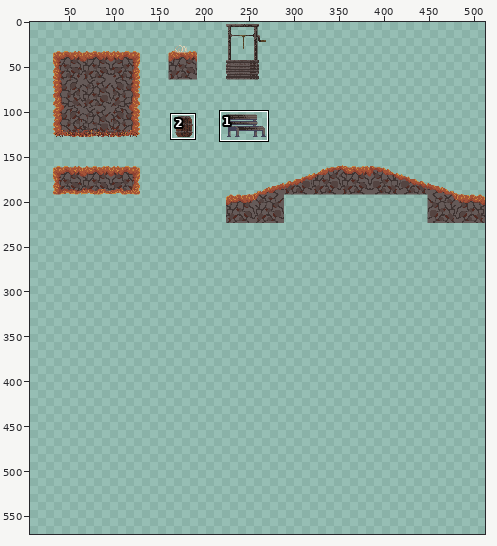
Two versions of one sprite sheet, assets/TileMapStartingCave.png. Above: a wide view before the commit, with the close-up outlined.
Close-up. Old version:
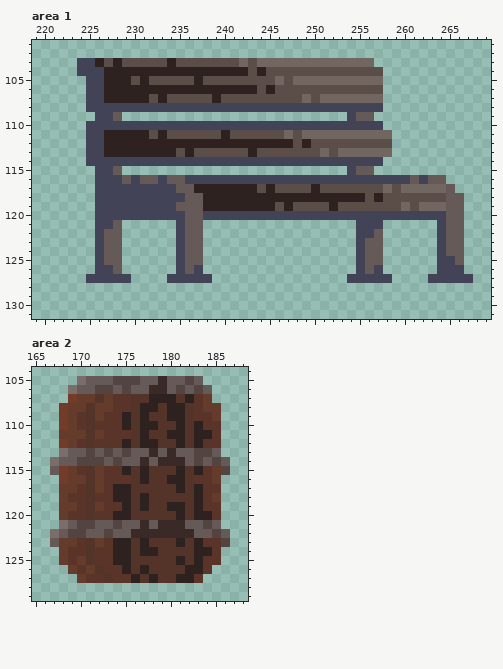
The file is 512x512 pixels. Colours within 5 levels of each other are drawn and written as one. Shown: area 1: x 219..269, y 101..131; area 2: x 165..188, y 104..129. The old version is drawn lined up with the new one, on the new canvas. The wide view leaves out empty margins. The commit also changed other parts of the picture, which this record leaves out.
Now the later version:
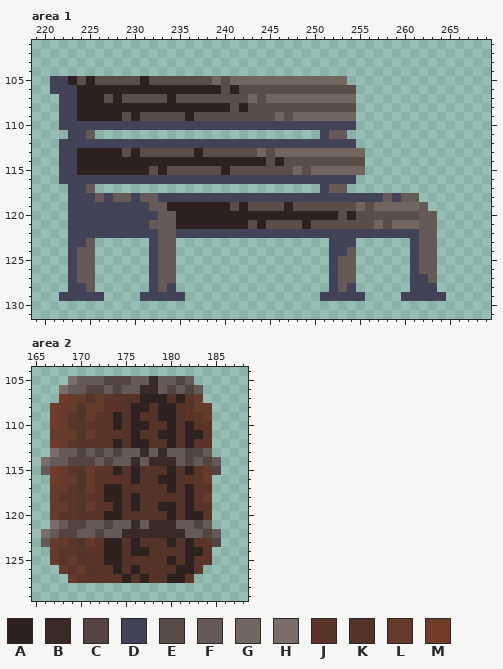
Palette (. is transparent): A #2d221f  B #392a27  C #544441  D #434358  E #5b4d48  F #655a58  G #726660  H #7b6d6a  J #5a3428  K #543328  L #653b2c  M #723c29
Difference:
canvas 512x512 -> 512x645
Changed rows in their new state; - is an unchanged pixel.
Area 1:
first column x 221:
103 ---.................................-----------
104 ---..................................----------
105 DDAEAEEEE-------E-G-GGGGG-G------....----------
106 DDDAAA-------------E-EE-E---------...----------
107 -DDAAAE-EEE-EA----E---G-GGGG-G----...----------
108 -DDAAAAAAAAAAAAAAAAAEAEEEEEEEEEEEE...----------
109 -DDAAAAAEAEEEEEAEEEEEEEEEGEGGGGGGG..-----------
110 -DDD------------------------------...----------
111 --DDF.........................DFF.....---------
112 -DDD--DDDDDDDDDDDDDDDDDDDDDDDDDDDD....---------
113 -DDAAA--E-EEEE-EA-----EG-GGGGG-G---...---------
114 -DDAAAAAAAAAAAAAAAAAAAAAEAEEEEEEEEE..----------
115 -DDAAAAAAAAEAEEEEEEAEEEEEEEGEGGGGGG.-----------
116 -DDDD---D-DD-DD-------------------..........---
117 --DDF.........................DFF............--
118 --DDDF-FF-FF---DDDDDDDDDDDDDDDDDDDDDDFDFF.....-
119 --DDD------FFAAAA---E-EEE------E--G-GGG-GF....-
120 --DDD-------FFAAAAAAAAAAAAAAAAAAEAEEEEEEEFF...-
121 --DDD--DDDDFFFAAAAAAAAEAEEEEAEEEEEEEGEGGGFF...-
122 --DDD-DDDDDDFF-DDDDDDDDDDDDDDDDDDD--DDDDDFF...-
123 --DDF...---DFF...--------------DDD...---DFF...-
124 --DFF...---DFF...--------------DDF...---DFF...-
125 --DFF...---DFF...--------------DFF...---DFF...-
126 --DFF...---DFF...--------------DFF...---DFF...-
127 --DFF....--DFF....-------------DFF....--DDF....
128 --DDF------DFD-----------------DFD------DDD----
129 -DDDDD----DDDDD---------------DDDDD----DDDDD---
Area 2:
first column x 166:
105 ---HF--C--F-BF-CF.---
106 --HF-C-FCF-B-FCFCF.--
107 --ML-KLJ-K-A--KAJL.--
108 -ML-KL-J-KA-KA-KJL-.-
109 -MLJKLJ-AKAK-A-KJ-L.-
110 -MLJKJ--AKA-K-AKAJ-.-
111 -L--KLJ--KAK-A-KA-J.-
112 -MLJKJ--AKA-K-AKAJ-.-
113 -HF-CFCFCF-BFBF-C-F.-
114 HF-C--FCF-BFB--FCFCF.
115 FMLJKLJ-AKAK--AKAJLC.
116 -ML-KLJ--KAK-A-KJ-L.-
117 -L-JKLJA-K----AKAJ-.-
118 -LJ-KJ-A-KAK----AJL.-
119 -L-JKLJ-AKAK-A-KAJ-.-
120 -LJ-KJ-A-K----AKA-J.-
121 -HFC-F-CF-BFB--F-CF.-
122 HFC-F-CF-B------F-CF.
123 FL-JKLJA-KAK--AKAJ-C.
124 -LJ-KJ-A-KA-K---A-J.-
125 -LJLKJ-A-K----AKAJ-.-
126 --LJLKJ-AKAK---A-J.--
127 ---LJ-KJ-AKAK-A-J.---
Boxes around the changes in both close-ups, in picture pixels (x1, y1, x2, y2):
changed: (50, 58, 473, 301)
changed: (41, 376, 230, 583)
